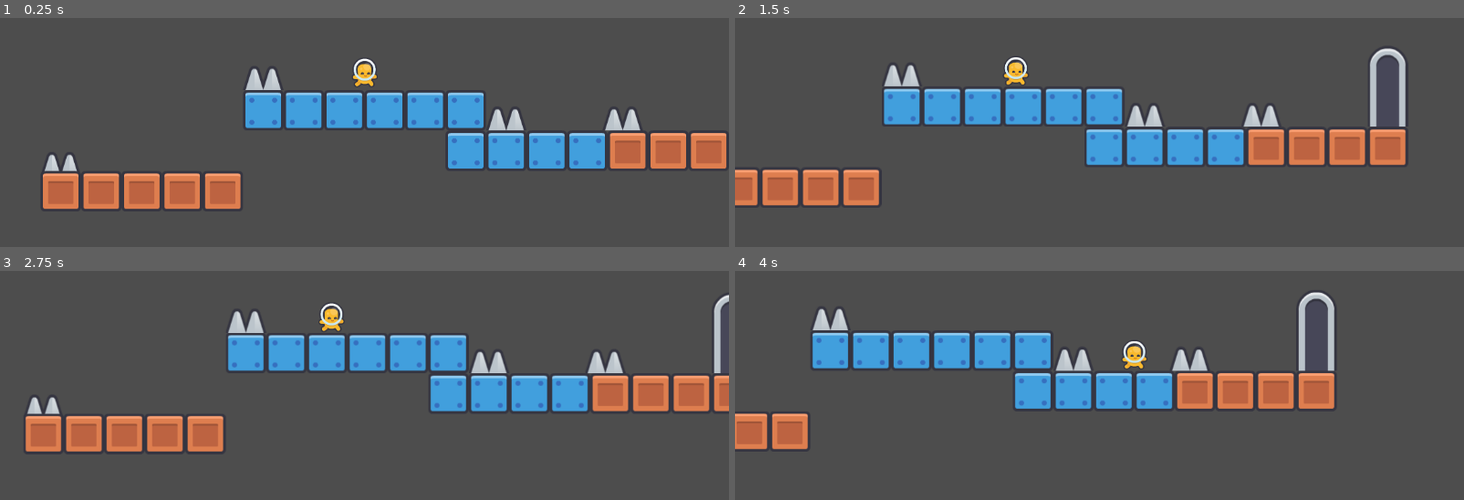
Above: before the commit, frames 1-4 (two rows, left to right).
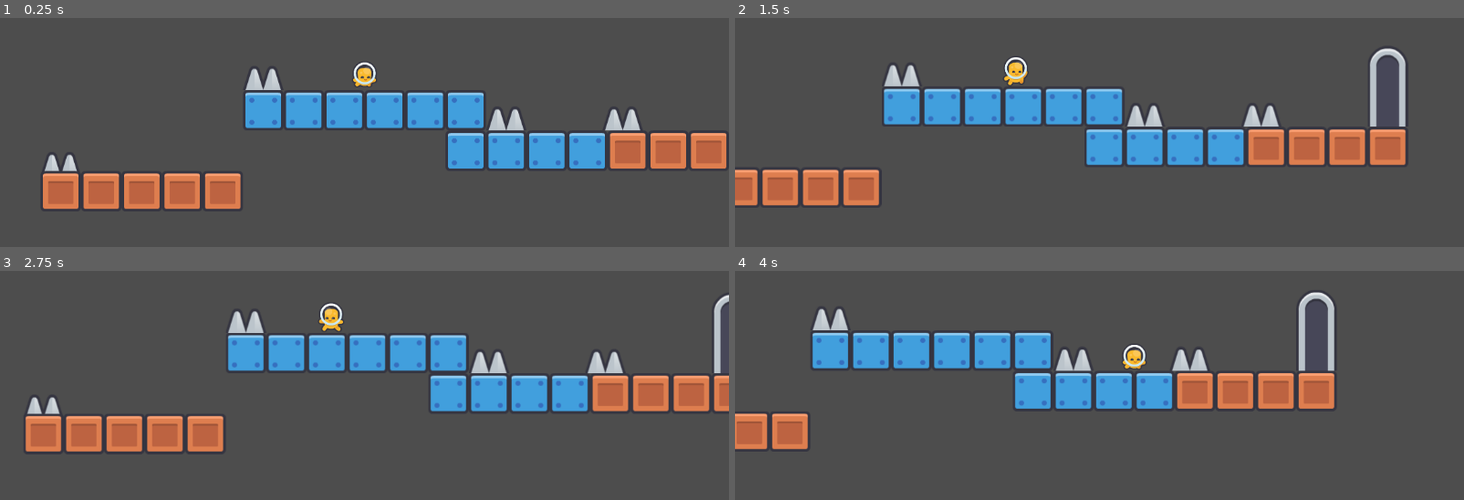
Above: after the commit, the same moments.

Repository: KrisW-Queens/Queens-2026-GODOT
Game: Godot game, scene res://scenes/level_1.tscn
Same seed, same stepped clock (60 frames per second), same inputs: the game is played once before the commit and once after it. The engine's default icon, where the game draws it, is replaced by a stand-in: a white triangle on a blue panel in a dark square.
Inputs:
- Up to frame 1 (0.25 s): no input
- Up to frame 2 (1.5 s): tap Enter (ui_accept) at 0.5, 0.77 s; hold Right (ui_right) from 0.53 s (still down)
- Up to frame 3 (2.75 s): tap Enter (ui_accept) at 1.52 s; release Right (ui_right) at 2.03 s; hold Left (ui_left) from 2.03 s (still down)
- Up to frame 4 (4 s): release Left (ui_left) at 2.78 s; hold Right (ui_right) from 2.78 s (still down); tap Enter (ui_accept) at 3.02, 3.77 s

The runs differ from the first frame. In frame 1, 0.3% of the frame differs, in the area x 48-52%, y 17-30%; in frame 2, less than 0.1%; in frame 3, 0.1%; in frame 4, 0.3%, in the area x 53-57%, y 30-43%.

Commit message:
End of Video 4
Added run and jump animation
Flip h

Diff:
--- a/platform-game-sr-coder/prefabs/player.tscn
+++ b/platform-game-sr-coder/prefabs/player.tscn
@@ -13,7 +13,31 @@
 
 [sub_resource type="AtlasTexture" id="AtlasTexture_ht1c8"]
 atlas = ExtResource("3_r66lb")
+region = Rect2(774, 645, 127, 127)
+
+[sub_resource type="AtlasTexture" id="AtlasTexture_kbsxf"]
+atlas = ExtResource("3_r66lb")
+region = Rect2(0, 774, 127, 127)
+
+[sub_resource type="AtlasTexture" id="AtlasTexture_rgeog"]
+atlas = ExtResource("3_r66lb")
+region = Rect2(387, 645, 127, 127)
+
+[sub_resource type="AtlasTexture" id="AtlasTexture_opo22"]
+atlas = ExtResource("3_r66lb")
+region = Rect2(258, 774, 127, 127)
+
+[sub_resource type="AtlasTexture" id="AtlasTexture_r66lb"]
+atlas = ExtResource("3_r66lb")
+region = Rect2(0, 774, 127, 127)
+
+[sub_resource type="AtlasTexture" id="AtlasTexture_g2jcq"]
+atlas = ExtResource("3_r66lb")
 region = Rect2(129, 774, 127, 127)
+
+[sub_resource type="AtlasTexture" id="AtlasTexture_u51tk"]
+atlas = ExtResource("3_r66lb")
+region = Rect2(258, 774, 127, 127)
 
 [sub_resource type="SpriteFrames" id="SpriteFrames_g2jcq"]
 animations = [{
@@ -28,12 +52,30 @@
 "name": &"idle",
 "speed": 5.0
 }, {
-"frames": [],
-"loop": true,
+"frames": [{
+"duration": 1.0,
+"texture": SubResource("AtlasTexture_kbsxf")
+}, {
+"duration": 1.0,
+"texture": SubResource("AtlasTexture_rgeog")
+}, {
+"duration": 1.0,
+"texture": SubResource("AtlasTexture_opo22")
+}],
+"loop": false,
 "name": &"jump",
 "speed": 5.0
 }, {
-"frames": [],
+"frames": [{
+"duration": 1.0,
+"texture": SubResource("AtlasTexture_r66lb")
+}, {
+"duration": 1.0,
+"texture": SubResource("AtlasTexture_g2jcq")
+}, {
+"duration": 1.0,
+"texture": SubResource("AtlasTexture_u51tk")
+}],
 "loop": true,
 "name": &"run",
 "speed": 5.0
@@ -57,5 +99,5 @@
 [node name="AnimatedSprite2D" type="AnimatedSprite2D" parent="." unique_id=1575966811]
 scale = Vector2(0.5, 0.5)
 sprite_frames = SubResource("SpriteFrames_g2jcq")
-animation = &"idle"
+animation = &"jump"
 autoplay = "idle"
--- a/platform-game-sr-coder/scripts/player.gd
+++ b/platform-game-sr-coder/scripts/player.gd
@@ -1,5 +1,6 @@
 extends CharacterBody2D
 
+@onready var animation : AnimatedSprite2D = $AnimatedSprite2D
 
 const SPEED = 300.0
 const JUMP_VELOCITY = -400.0
@@ -19,10 +20,23 @@
 	var direction := Input.get_axis("ui_left", "ui_right")
 	if direction:
 		velocity.x = direction * SPEED
+		#flip H if moving left
+		if direction< 0.1:
+			animation.flip_h = true
+		else:
+			animation.flip_h = false
 	else:
 		velocity.x = move_toward(velocity.x, 0, SPEED)
 
 	move_and_slide()
+
+	if is_on_floor():
+		if abs(velocity.x) > 0.1:
+			animation.play("run")
+		else:
+			animation.play("idle")
+	else:
+		animation.play("jump")
 
 	# handle respawn
 	if position.y > 900:
